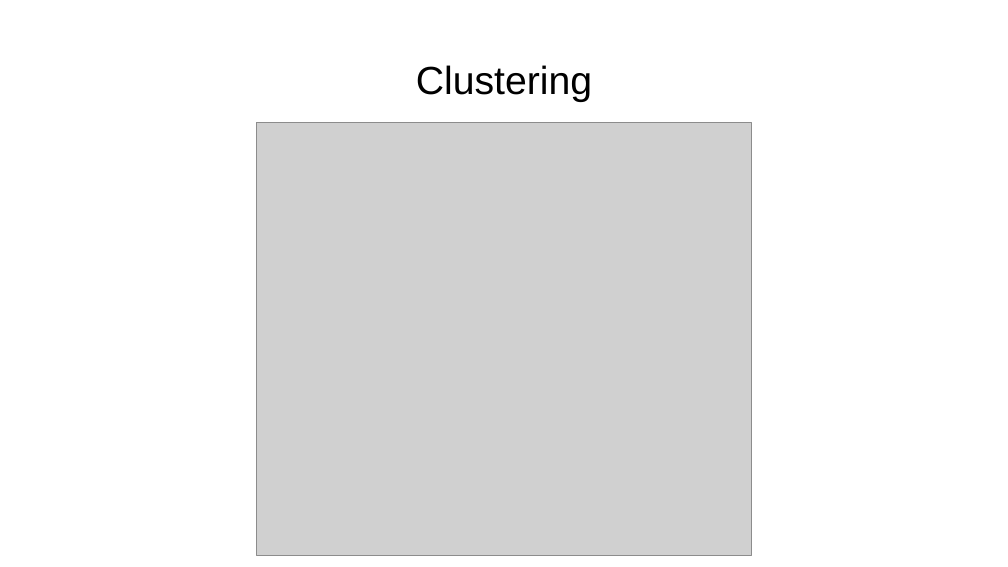
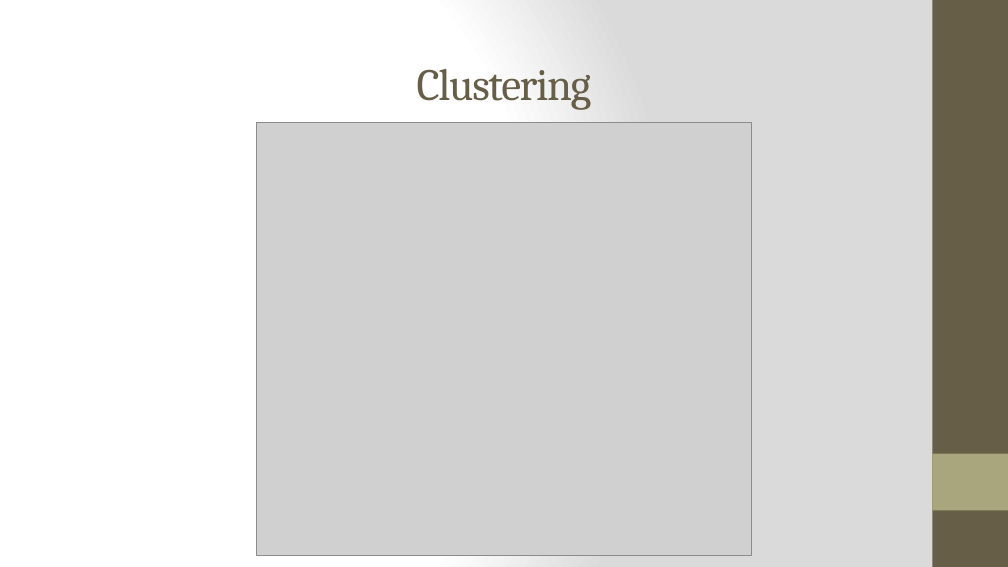
Before and after one commit to maloyang/NKUST_20200423, a slide deck: slide 5 of L3/L3_簡介機器學習.pptx. Drawn at 1008x567 pixels with LibreOffice and Linux fonts; fonts in the diff are those of the drawing; grey boxes stand for pictures. Boxes give left, top, right and bottom in pixels: in the first picture for what was removed or moved away, otherwise in the second. Text is boxed around its words. In the diff, an @@ line names an element or a change of style, - is before the commit and + after.

```diff
--- a/L3/L3_簡介機器學習.pptx
+++ b/L3/L3_簡介機器學習.pptx
@@ background #FFFFFF to gradient #FFFFFF to #DADADA @@
@@ rectangle added at (932, 0, 1008, 566), fill #675E47 @@
@@ title "Clustering" at (417, 69, 592, 110): size 28 to 32 pt, font Arial to Cambria, text colour #000000 to #675E47, letter spacing 0 to -1 pt @@
@@ rectangle added at (932, 454, 1008, 510), fill #A9A57C @@
```
Also in this commit, not shown: 10 other slides changed, 4 slides added, 4 slides removed.
